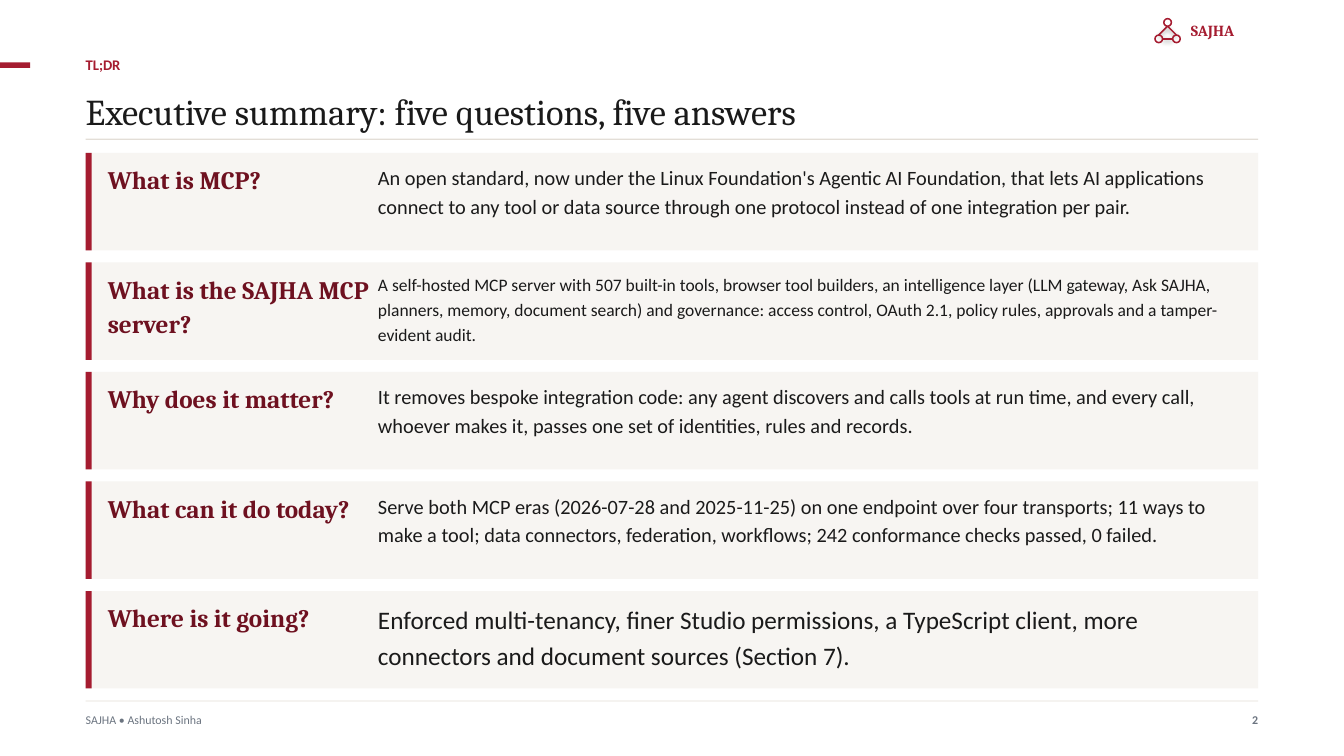
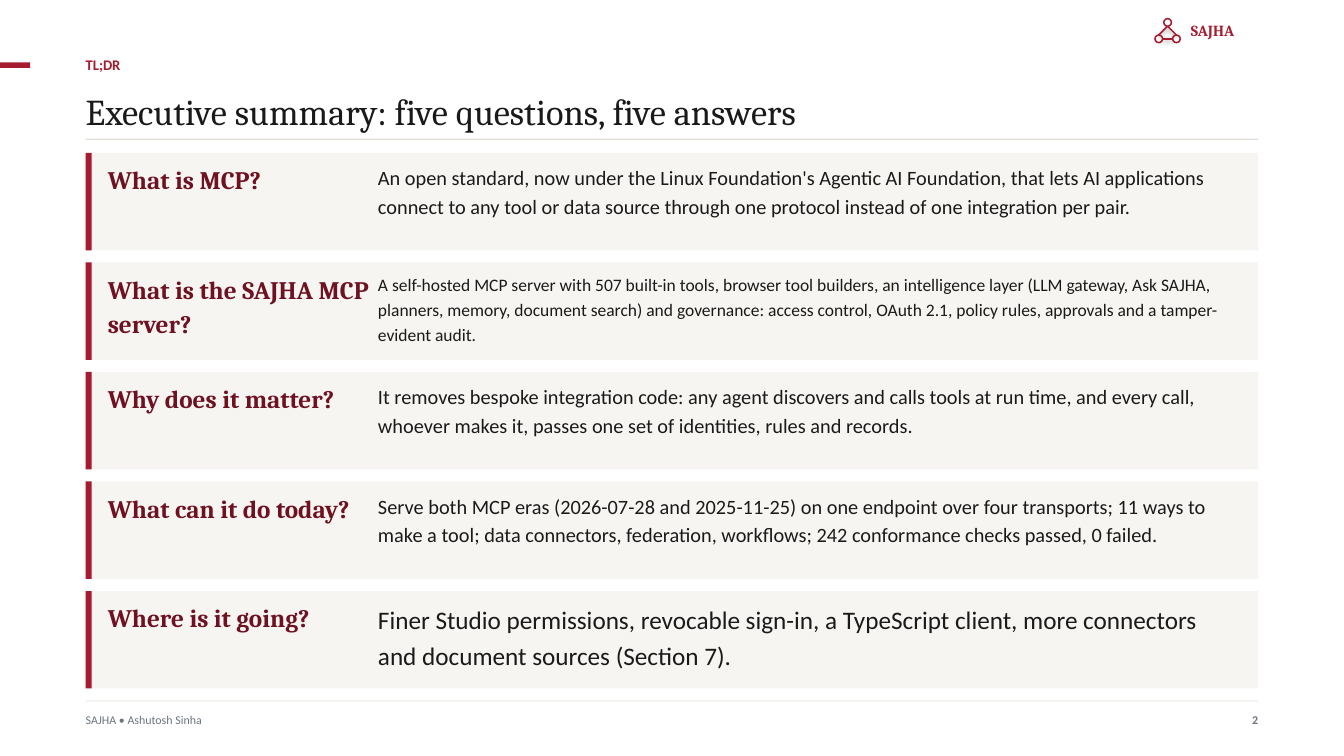
Before and after one commit to ajsinha/sajhamcpserver, a slide deck: slide 2 of docs/publications/SAJHA-MCP-Server.pptx. Drawn at 1344x756 pixels with LibreOffice and Linux fonts; fonts in the diff are those of the drawing. Boxes give left, top, right and bottom in pixels: in the first picture for what was removed or moved away, otherwise in the second. Text is boxed around its words. In the diff, an @@ line names an element or a change of style, - is before the commit and + after.

```diff
--- a/docs/publications/SAJHA-MCP-Server.pptx
+++ b/docs/publications/SAJHA-MCP-Server.pptx
@@ text at (378, 611, 1196, 669): text changed @@
-Enforced multi-tenancy, finer Studio permissions, a TypeScript client, more connectors and document sources (Section 7).
+Finer Studio permissions, revocable sign-in, a TypeScript client, more connectors and document sources (Section 7).
```
Also in this commit, not shown: 9 other slides changed, 26 other files.
